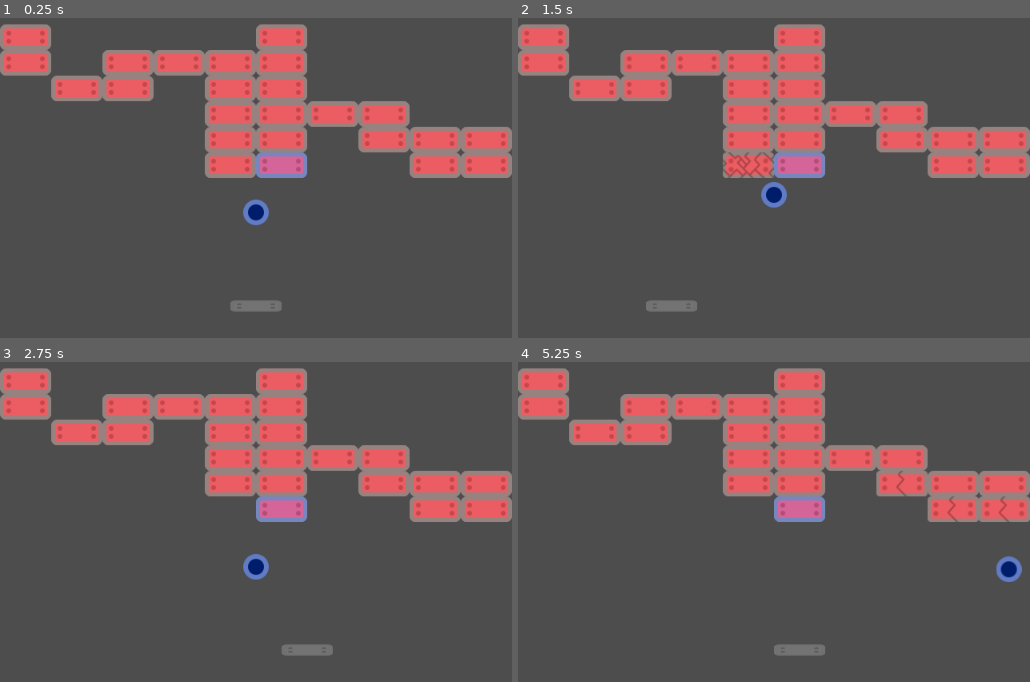
Above: before the commit, frames 1-4 (two rows, left to right).
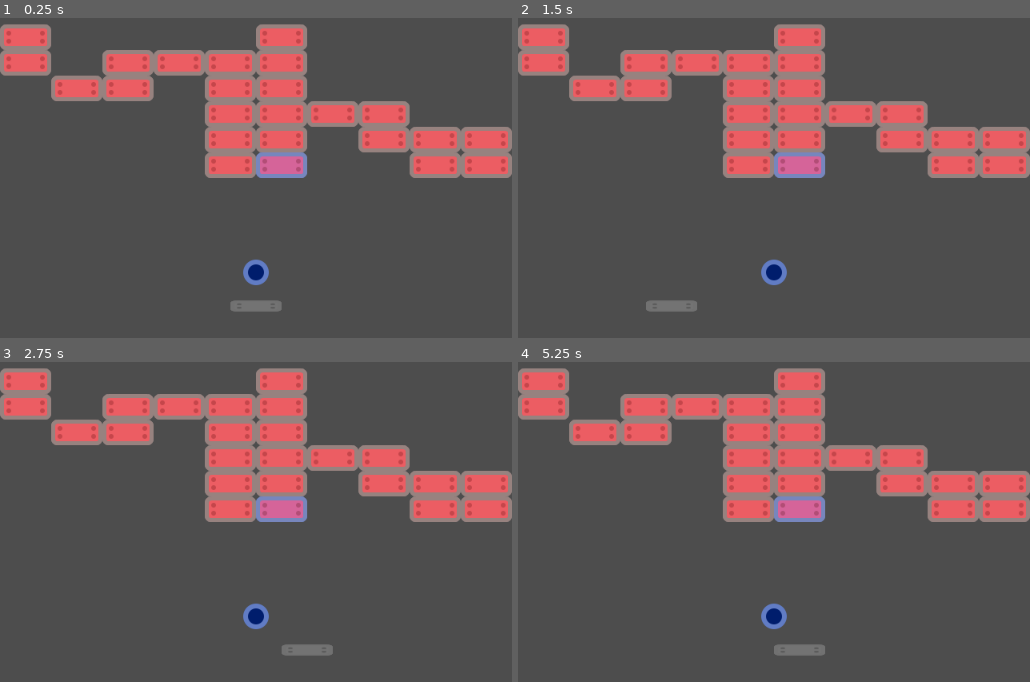
Above: after the commit, the same moments.

Repository: MatteoDesiderio/arkanoid-ish
Game: Godot game, scene res://scenes/level_content.tscn
The game is run twice, just before and just after one commit, with the same random seed, the same clock (stepped at 60 frames per second) and the same inputs.
Inputs (mouse positions are in pixels of both pictures, inside the frame that each line leads up to):
- Up to frame 1 (0.25 s): no input
- Up to frame 2 (1.5 s): move the mouse to (outside the picture) at 0.52 s; move the mouse to (outside the picture) at 1.27 s
- Up to frame 3 (2.75 s): move the mouse to (outside the picture) at 2.02 s
- Up to frame 4 (5.25 s): move the mouse to (748, 442) at 2.77 s; move the mouse to (927, 400) at 3.52 s; move the mouse to (outside the picture) at 4.27 s; move the mouse to (outside the picture) at 5.02 s

The runs differ from the first frame. In frame 1, 0.7% of the frame differs, in the area x 47-53%, y 56-84%; in frame 2, 0.9%; in frame 3, 1.5%; in frame 4, 1.8%, in the area x 40-100%, y 34-84%.
Error after the commit: Parse Error: Could not find type "Ground" in the current scope. (res://scripts/ball.gd:38)

Commit message:
Use collision position instead of the ball's for platform bounce

Diff:
--- a/scripts/ball.gd
+++ b/scripts/ball.gd
@@ -9,14 +9,13 @@
 signal brick_hit(collision_point : Vector2)
 signal platform_hit
 signal walls_hit
+signal ground_hit
 
 
 func _physics_process(delta: float) -> void:
 	var collision := move_and_collide(direction * delta * speed)
-
 	if collision == null:
 		return
-
 
 	var collider_from_collision = collision.get_collider()
 
@@ -30,31 +29,40 @@
 			)
 		return
 
+
 	if collider_from_collision is Wall:
-		print('hit walls')
 		emit_signal(
 			'walls_hit'
 			)
+
+		if collider_from_collision is Ground:
+			emit_signal(
+				'ground_hit'
+				)
+
 		return
+
 
 	if collider_from_collision is Platform:
 		#if direction.y > 0:
 		#	direction.y *= -1.0
 		direction = get_bounce_direction_platform(
 			collider_from_collision,
-			position)
+			collision.get_position()
+			)
 		emit_signal(
 			'platform_hit'
 			)
 		return
 
-func get_bounce_direction_platform(platform : Platform, ball_position : Vector2):
+
+func get_bounce_direction_platform(platform : Platform, collision_position : Vector2):
 	## Return a vector direction with angle 0 to +/- 45 degrees (with respect to
 	## the vertical on the bounce point) based on the horizontal distance
 	## between said bounce point and the center of the platform
 	var sprite : Sprite2D = platform.get_node('Sprite2D')
 	var half_width : float = sprite.get_rect().size.x / 2.0
 
-	var distance : Vector2 = ball_position - platform.position
+	var distance : Vector2 = collision_position - platform.position
 
 	return Vector2(distance.x / half_width, -1).normalized()
